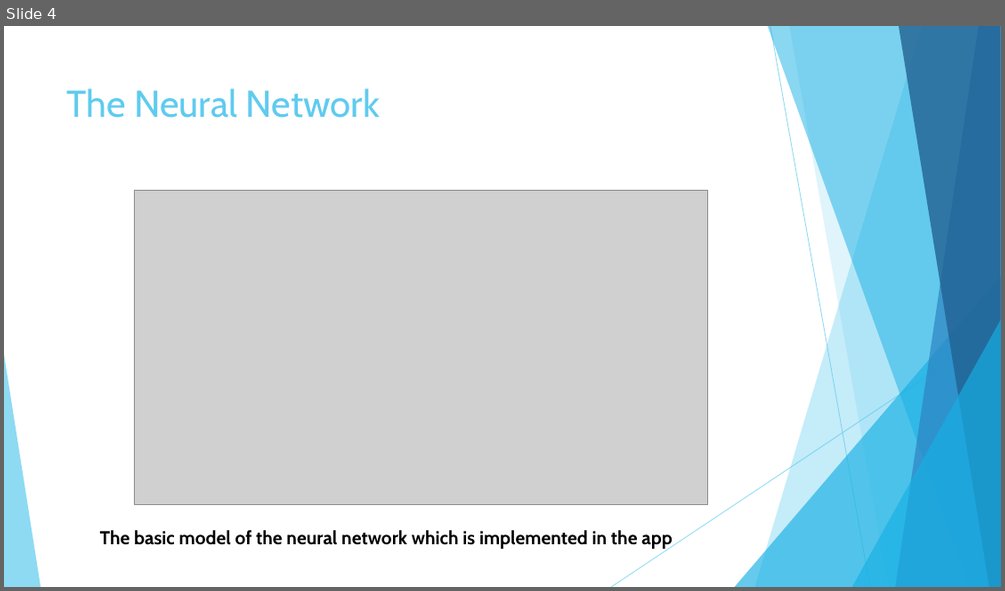
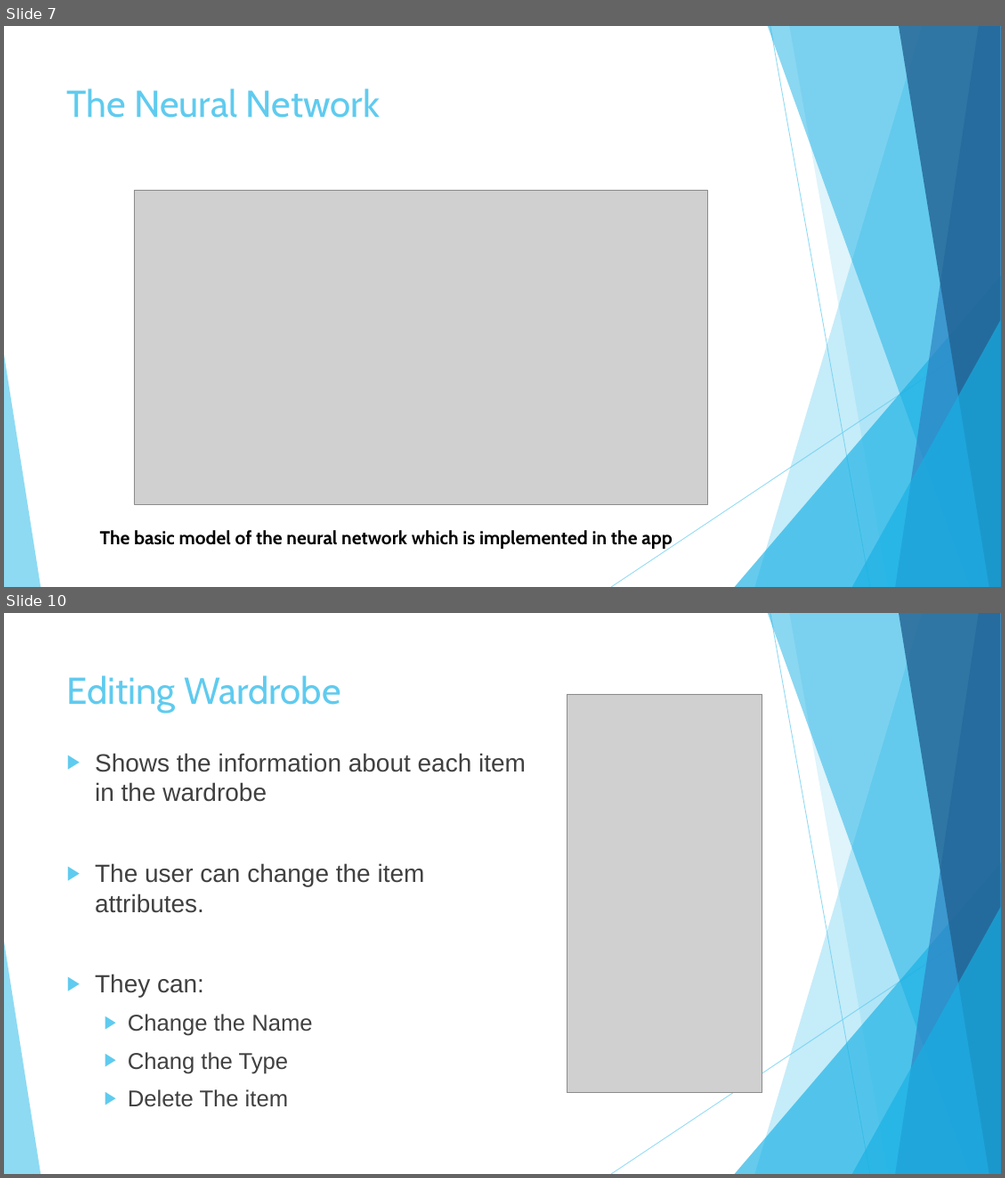
Before and after one commit to kmck712/FYP, a slide deck: porjectPosterThing.pptx. Shown one above the other, each under a label of ours: slide 4 before the commit, slides 7 and 10 after it; the slides between them are not shown. The pictures are 1005x591 and 1005x1178 pixels, drawn with LibreOffice and Linux fonts; fonts in the diff are those of the drawing; grey boxes stand for pictures. Boxes give left, top, right and bottom in pixels: in the first picture for what was removed or moved away, otherwise in the second. Text is boxed around its words. In the diff, an @@ line names an element or a change of style, - is before the commit and + after.

```diff
--- a/porjectPosterThing.pptx
+++ b/porjectPosterThing.pptx
@@ slide 10 added at [4,613,1001,1174], background #FFFFFF; not listed: 10 template elements that a slide beside it also shows @@
@@ title added at [67,675,340,713], 36 pt, text #5FCBEF @@
+Editing Wardrobe
@@ picture added at [567,694,763,1093] @@
@@ text added at [95,753,526,1107], 24 pt, text #404040 @@
+▶ Shows the information about each item in the wardrobe
+▶ The user can change the item attributes.
+▶ They can:
+  ▶ Change the Name
+  ▶ Chang the Type
+  ▶ Delete The item
@@ what was slide 4 is now slide 7 @@
```
Also in this commit, not shown: 2 slides changed, 9 other slides added, 2 slides removed, 17 other files.
